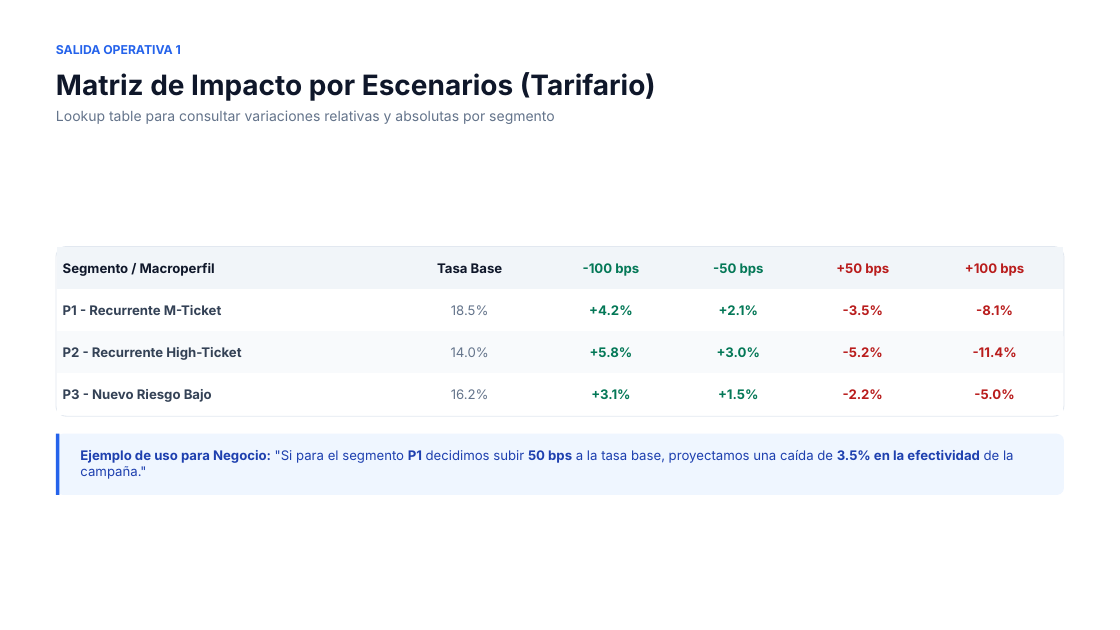
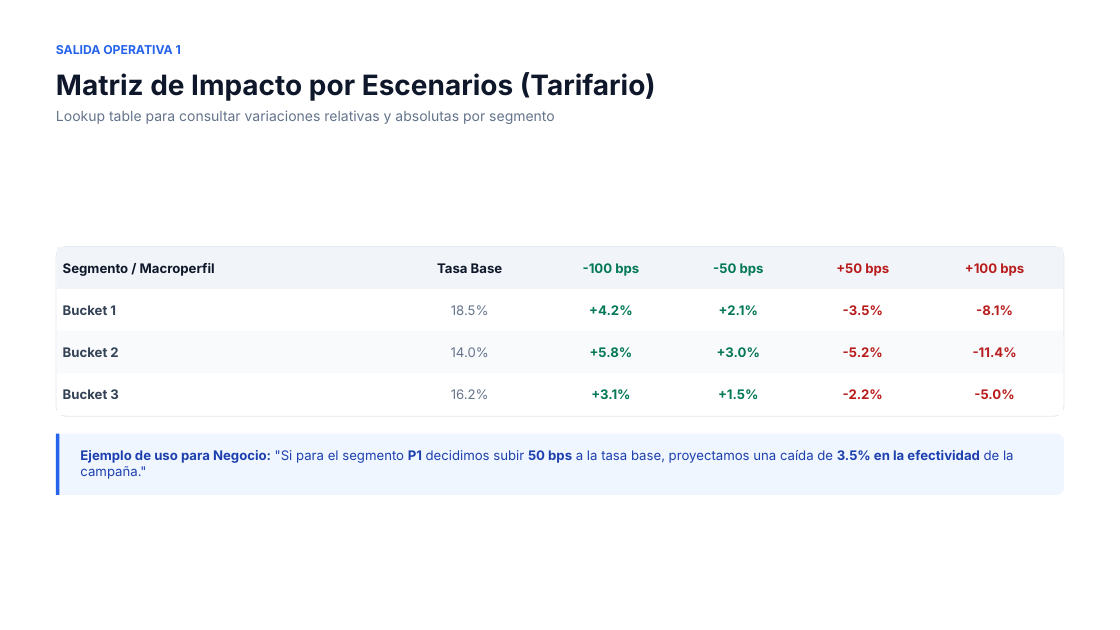
Before and after one commit to renesangacha-ui/modulo_sensibilidad_ibk_bdn, a slide deck: slide 7 of documents/Estrategia de Sensibilidad de Precios.pptx. Drawn at 1120x630 pixels with LibreOffice and Linux fonts; fonts in the diff are those of the drawing. Boxes give left, top, right and bottom in pixels: in the first picture for what was removed or moved away, otherwise in the second. Text is boxed around its words. In the diff, an @@ line names an element or a change of style, - is before the commit and + after.

```diff
--- a/documents/Estrategia de Sensibilidad de Precios.pptx
+++ b/documents/Estrategia de Sensibilidad de Precios.pptx
@@ table at (57, 247, 1065, 415) @@
-row 2, column 1: P1 - Recurrente M-Ticket
+row 2, column 1: Bucket 1
-row 3, column 1: P2 - Recurrente High-Ticket
+row 3, column 1: Bucket 2
-row 4, column 1: P3 - Nuevo Riesgo Bajo
+row 4, column 1: Bucket 3
```
Also in this commit, not shown: 5 other files.
